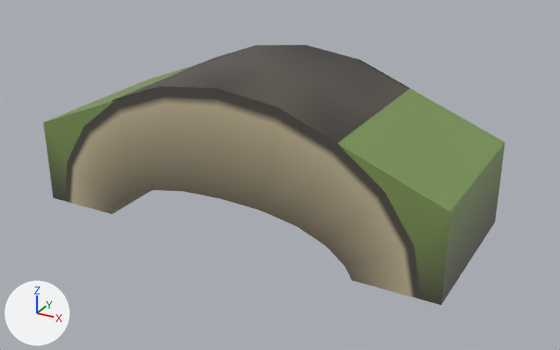
The glTF model assets/models/props/log_tunnel_roof.glb: old version first, new version second.
One viewpoint serves both versions: a 50 mm camera at (2.1, -3.66, 2.08) aimed at (0.11, -0.03, 0.26). The axes (+X, +Y, +Z) are drawn at lower left. The lights are the same throughout. The picture after the commit comes second. Vertices at exactly the same position are counted once.

Names of what the first picture shows: 'log_tunnel_roof'.
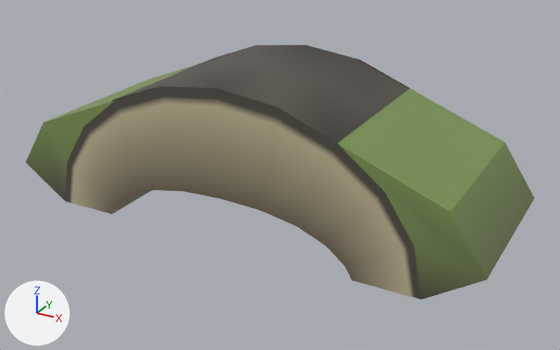
Where the change shows, as pixel boxes (x1, y1, x2, y2) in the pictures (560 x 350 px; the box of a moved part takes in the faces that stretch with it):
'log_tunnel_roof', reshaped (10% wider)
    before: (43, 45, 505, 305)
    after: (26, 45, 534, 300)
part 1 of me_log_tunnel_roof, moved or reshaped
    before: (44, 126, 65, 201)
    after: (26, 123, 65, 201)
part 2 of me_log_tunnel_roof, moved or reshaped
    before: (414, 143, 505, 305)
    after: (339, 143, 534, 300)

What the commit changed:
me_log_tunnel_roof is used by ob_log_tunnel_roof; location (0.0, 0.0, 0.0).
me_log_tunnel_roof had 136 vertices, 240 faces and spanned x -1.25..1.25, y -0.5..0.5, z 0.0..0.9.
me_log_tunnel_roof now has 136 vertices, 240 faces and spans x -1.45..1.45, y -0.5..0.5, z 0.0..0.9.
Part 1, on me_log_tunnel_roof:
Vertex 129 of me_log_tunnel_roof moves from (-1.25, -0.5, 0.0) at pixel (53, 197) to (-1.45, -0.5, 0.2) at pixel (25, 162).
Vertex 131 of me_log_tunnel_roof moves from (-1.25, 0.5, 0.0) to (-1.45, 0.5, 0.2).
Part 2, on me_log_tunnel_roof:
Vertex 132 of me_log_tunnel_roof moves from (1.25, -0.5, 0.0) at pixel (441, 305) to (1.45, -0.5, 0.2) at pixel (486, 279).
Vertex 134 of me_log_tunnel_roof moves from (1.25, 0.5, 0.0) at pixel (495, 222) to (1.45, 0.5, 0.2) at pixel (534, 198).
